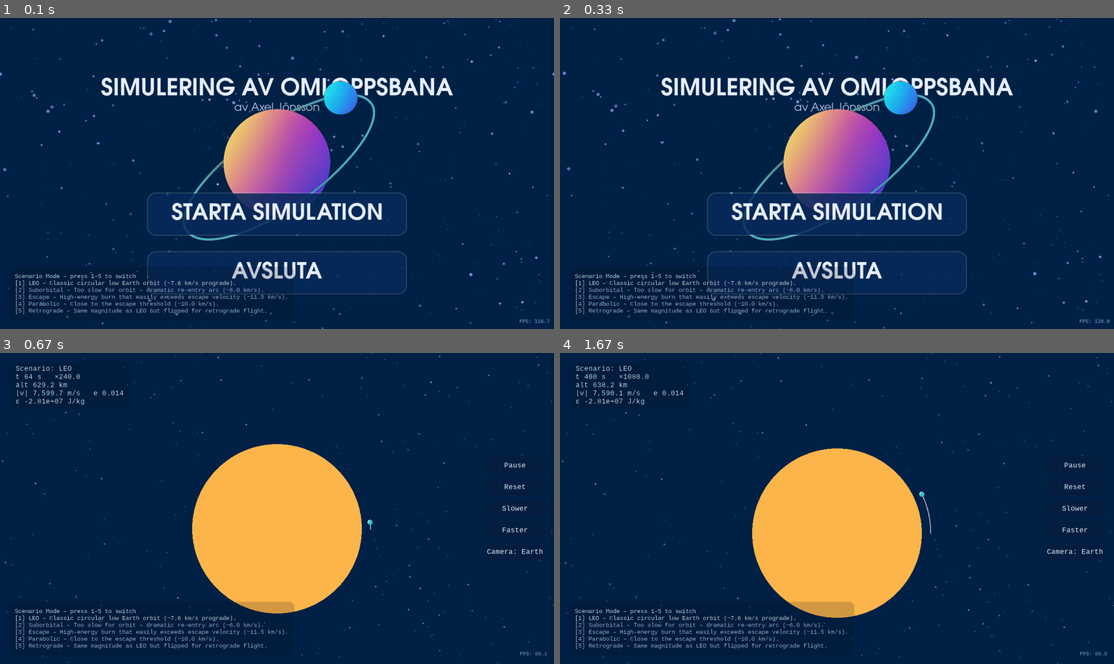
Above: before the commit, frames 1-4 (two rows, left to right).
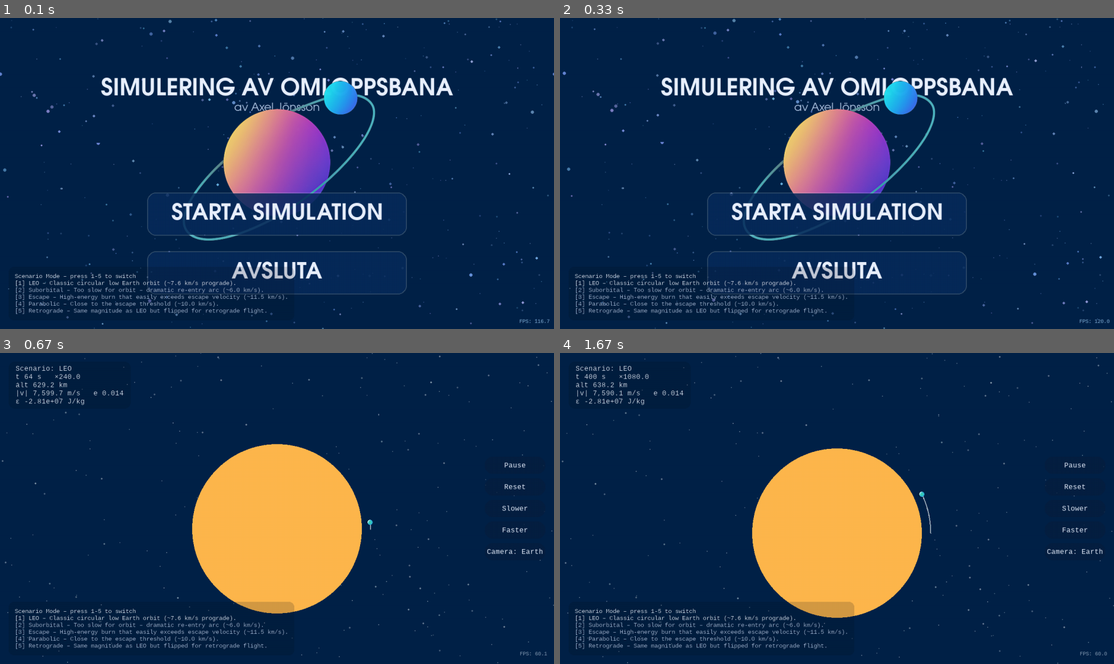
Above: after the commit, the same moments.

Repository: askel-dev/gymnasiearbete-omloppsbana
Game: pygame game, started from src/orbit_pygame.py
Same seed, same stepped clock (60 frames per second), same inputs: the game is played once before the commit and once after it.
Inputs:
- Up to frame 1 (0.1 s): no input
- Up to frame 2 (0.33 s): no input
- Up to frame 3 (0.67 s): click "STARTA SIMULATION" at 0.38 s
- Up to frame 4 (1.67 s): hold Right 0.67-1.13 s; hold Up 1.17-1.47 s; tap Space at 1.23, 1.57 s; hold Right from 1.5 s (still down)

The runs differ from the first frame. In frame 1, 0.2% of the frame differs, in the area x 0-100%, y 0-100%; in frame 2, 0.2%; in frame 3, nothing differs; in frame 4, nothing differs.

Commit message:
Optimize parallax layer wrapping blits

Diff:
--- a/src/orbit_pygame.py
+++ b/src/orbit_pygame.py
@@ -430,13 +430,36 @@
             return
         mouse_shift_x = mouse_offset[0] * self.mouse_factor * width
         mouse_shift_y = mouse_offset[1] * self.mouse_factor * height
-        ox = (self.offset_x + mouse_shift_x) % width
-        oy = (self.offset_y + mouse_shift_y) % height
+        offset_x = (self.offset_x + mouse_shift_x) % width
+        offset_y = (self.offset_y + mouse_shift_y) % height
+        ox = int(offset_x)
+        oy = int(offset_y)
+
         base_x = -ox
         base_y = -oy
-        for dx in (0, width):
-            for dy in (0, height):
-                target.blit(self.surface, (int(base_x + dx), int(base_y + dy)))
+        target.blit(self.surface, (base_x, base_y))
+
+        if ox:
+            horizontal_rect = pygame.Rect(0, 0, ox, height)
+            target.blit(
+                self.surface,
+                (width - ox, base_y),
+                area=horizontal_rect,
+            )
+        if oy:
+            vertical_rect = pygame.Rect(0, 0, width, oy)
+            target.blit(
+                self.surface,
+                (base_x, height - oy),
+                area=vertical_rect,
+            )
+        if ox and oy:
+            corner_rect = pygame.Rect(0, 0, ox, oy)
+            target.blit(
+                self.surface,
+                (width - ox, height - oy),
+                area=corner_rect,
+            )
 
 
 def generate_menu_parallax_layers(width: int, height: int) -> list[ParallaxLayer]:
